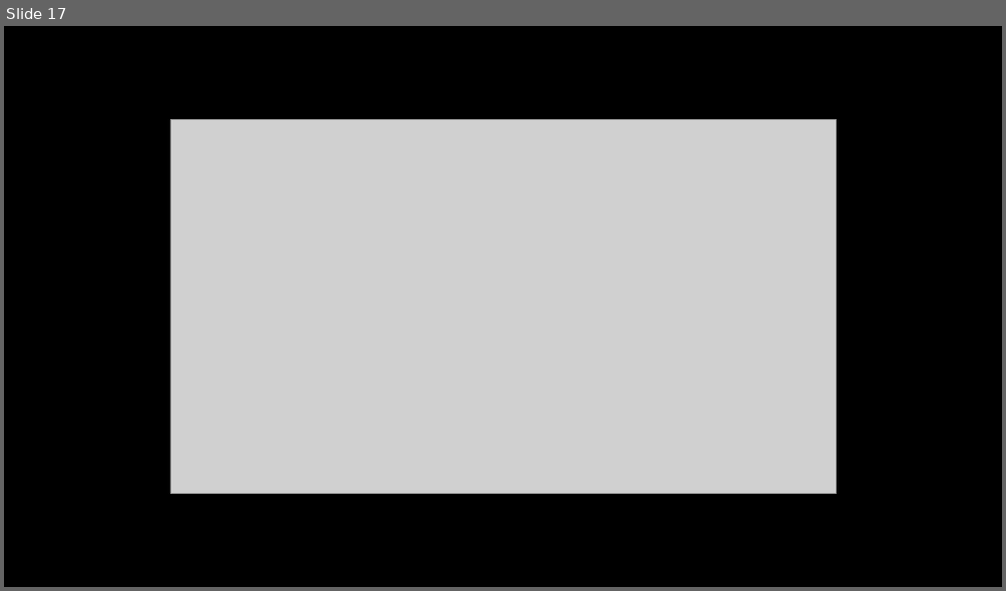
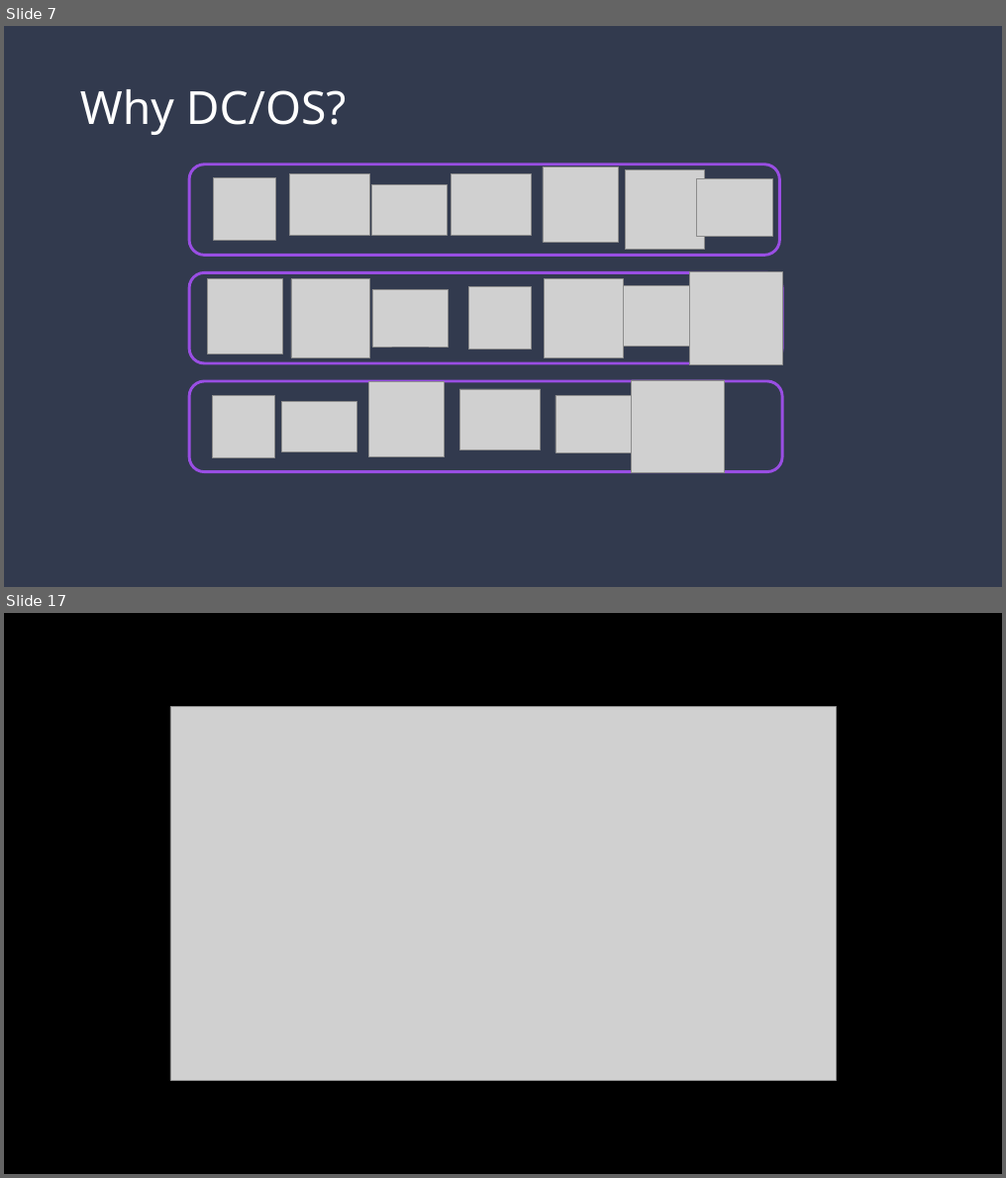
Before and after one commit to ITForumHungary/ITForum2016-DevOps, a slide deck: IT_Forum_Budapest-DCOS.pptx. Shown one above the other, each under a label of ours: slide 17 before the commit, slides 7 and 17 after it; the slides between them are not shown. The pictures are 1006x591 and 1006x1178 pixels, drawn with LibreOffice and Linux fonts; fonts in the diff are those of the drawing; grey boxes stand for pictures. Boxes give left, top, right and bottom in pixels: in the first picture for what was removed or moved away, otherwise in the second. Text is boxed around its words. In the diff, an @@ line names an element or a change of style, - is before the commit and + after.

```diff
--- a/IT_Forum_Budapest-DCOS.pptx
+++ b/IT_Forum_Budapest-DCOS.pptx
@@ slide 7 added at [4,26,1002,587], background #323A4E @@
@@ title added at [80,89,347,135], 44 pt, text #FFFFFF @@
+Why DC/OS?
@@ rounded rectangle added at [189,165,779,255], outline #994EE3 2.75 pt @@
@@ picture added at [543,167,619,243] @@
@@ picture added at [626,171,704,249] @@
@@ picture added at [214,178,275,240] @@
@@ picture added at [289,174,370,235] @@
@@ picture added at [372,184,448,235] @@
@@ picture added at [450,174,532,235] @@
@@ picture added at [696,178,773,236] @@
@@ rounded rectangle added at [189,274,782,364], outline #994EE3 2.75 pt @@
@@ picture added at [207,278,282,354] @@
@@ picture added at [291,279,370,358] @@
@@ picture added at [372,289,449,347] @@
@@ picture added at [469,287,531,350] @@
@@ picture added at [545,279,623,358] @@
@@ picture added at [619,285,699,347] @@
@@ picture added at [690,272,782,365] @@
@@ rounded rectangle added at [189,381,782,472], outline #994EE3 2.75 pt @@
@@ picture added at [632,380,724,472] @@
@@ picture added at [212,396,274,458] @@
@@ picture added at [282,402,356,452] @@
@@ picture added at [369,382,445,458] @@
@@ picture added at [460,389,541,450] @@
@@ picture added at [555,396,632,453] @@
```
Also in this commit, not shown: 8 slides changed, 7 other slides added, 8 slides removed.
